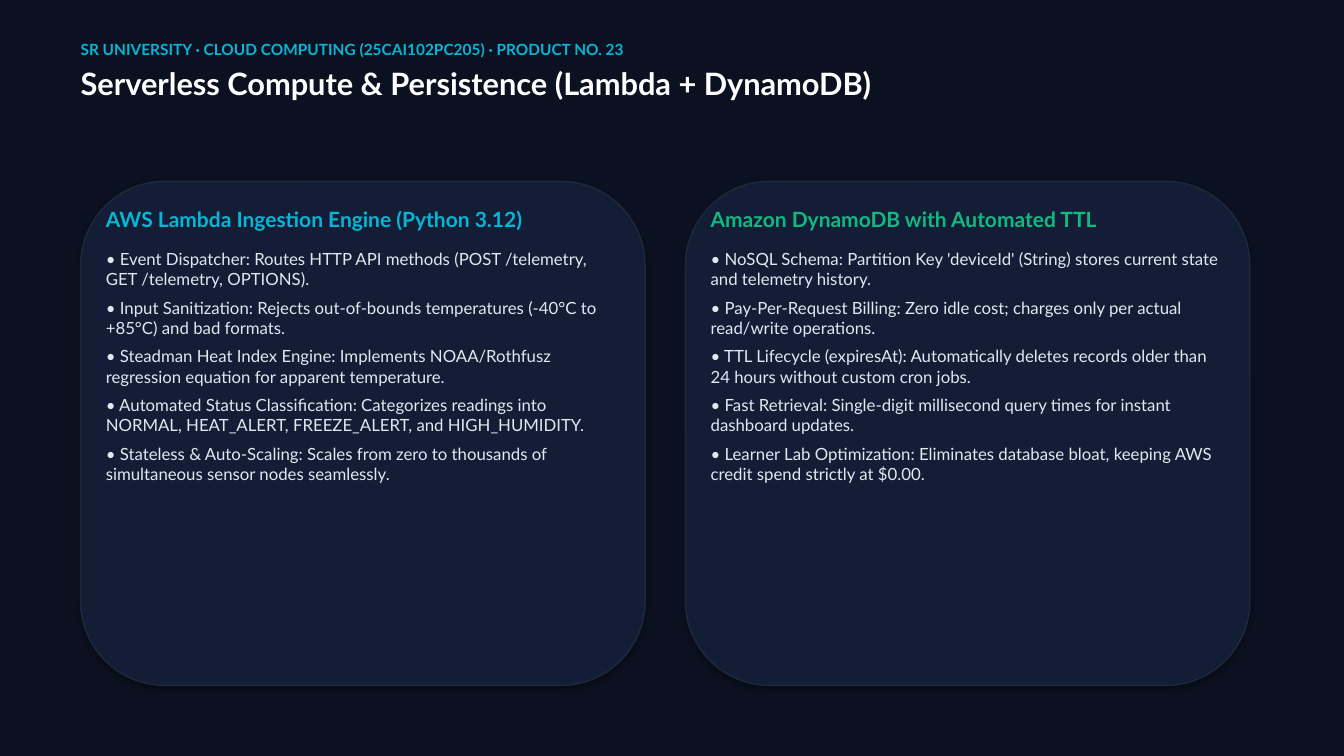
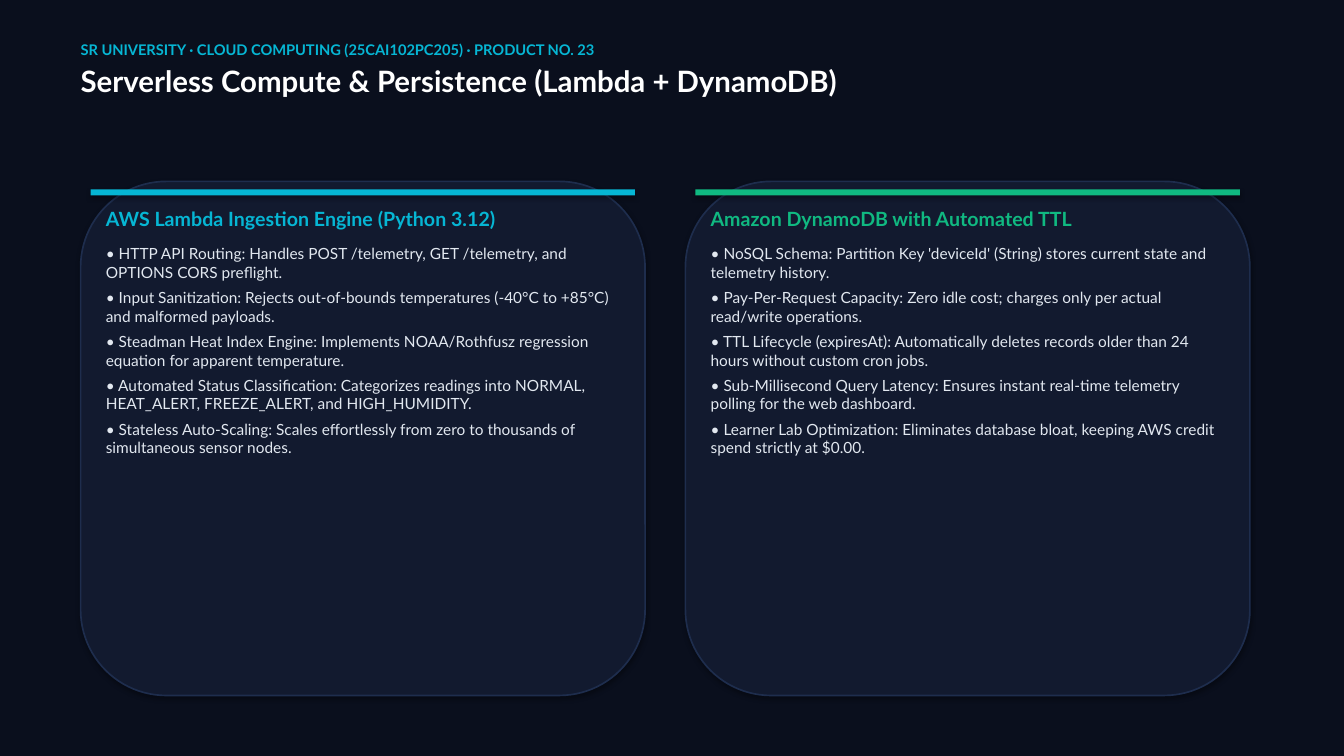
Before and after one commit to yeshwanthkushi25-glitch/envirosense-iot-dashboard, a slide deck: slide 6 of EnviroSense_Master_Presentation.pptx. Drawn at 1344x756 pixels with LibreOffice and Linux fonts; fonts in the diff are those of the drawing. Boxes give left, top, right and bottom in pixels: in the first picture for what was removed or moved away, otherwise in the second. Text is boxed around its words. In the diff, an @@ line names an element or a change of style, - is before the commit and + after.

Commit message:
style: overhaul visual design, circular gauges, embedded diagrams & presentation deck

```diff
--- a/EnviroSense_Master_Presentation.pptx
+++ b/EnviroSense_Master_Presentation.pptx
@@ rectangle at [0, 0, 1344, 756]: fill #0B1120 to #0A0F1D @@
@@ text "SR UNIVERSITY · CLOUD COMPUTING ..." at [81, 43, 837, 97]: size 11 to 10.5 pt in "SR UNIVERSITY · CLOUD COMPUTING (25CAI102PC205) · ..."; size 22 to 21 pt in "Serverless Compute & Persistence (Lambda + DynamoDB)" @@
@@ rounded rectangle: place and size @@
-rounded rectangle at [81, 181, 645, 686]
+rounded rectangle at [81, 181, 645, 696]
@@ rounded rectangle at [81, 181, 645, 696]: fill #131D36 to #121A2F; outline #1E293B 1 pt to #1E2D4D 1.2 pt @@
@@ rectangle added at [91, 190, 635, 196], fill #06B6D4 @@
@@ rounded rectangle at [686, 181, 1250, 696]: fill #131D36 to #121A2F; outline #1E293B 1 pt to #1E2D4D 1.2 pt @@
@@ rounded rectangle: place and size @@
-rounded rectangle at [686, 181, 1250, 686]
+rounded rectangle at [686, 181, 1250, 696]
@@ rectangle added at [696, 190, 1240, 196], fill #10B981 @@
@@ text at [106, 211, 588, 412]: size 15 to 14 pt in "AWS Lambda Ingestion Engine (Python 3.12)"; size 12 to 11 pt in "• Steadman Heat Index Engine: Implements NOAA/Rothfusz ...", "• Automated Status Classification: Categorizes readings into ..."; less space between paragraphs @@
@@ text at [711, 211, 1215, 456]: size 15 to 14 pt in "Amazon DynamoDB with Automated TTL"; size 12 to 11 pt in "• NoSQL Schema: Partition Key 'deviceId' (String) ...", "• TTL Lifecycle (expiresAt): Automatically deletes records ...", "• Learner Lab Optimization: Eliminates database bloat, ..."; less space between paragraphs @@
@@ text at [106, 247, 609, 325]: text changed; size 12 to 11 pt @@
-• Event Dispatcher: Routes HTTP API methods (POST /telemetry, GET /telemetry, OPTIONS).
-• Input Sanitization: Rejects out-of-bounds temperatures (-40°C to +85°C) and bad formats.
+• HTTP API Routing: Handles POST /telemetry, GET /telemetry, and OPTIONS CORS preflight.
+• Input Sanitization: Rejects out-of-bounds temperatures (-40°C to +85°C) and malformed payloads.
@@ text at [711, 291, 1161, 325]: text changed; size 12 to 11 pt @@
-• Pay-Per-Request Billing: Zero idle cost; charges only per actual read/write operations.
+• Pay-Per-Request Capacity: Zero idle cost; charges only per actual read/write operations.
@@ text at [711, 379, 1179, 412]: text changed; size 12 to 11 pt @@
-• Fast Retrieval: Single-digit millisecond query times for instant dashboard updates.
+• Sub-Millisecond Query Latency: Ensures instant real-time telemetry polling for the web dashboard.
@@ text at [106, 423, 575, 453]: text changed; size 12 to 11 pt @@
-• Stateless & Auto-Scaling: Scales from zero to thousands of simultaneous sensor nodes seamlessly.
+• Stateless Auto-Scaling: Scales effortlessly from zero to thousands of simultaneous sensor nodes.
```
Also in this commit, not shown: 15 other slides changed, 15 other files.
